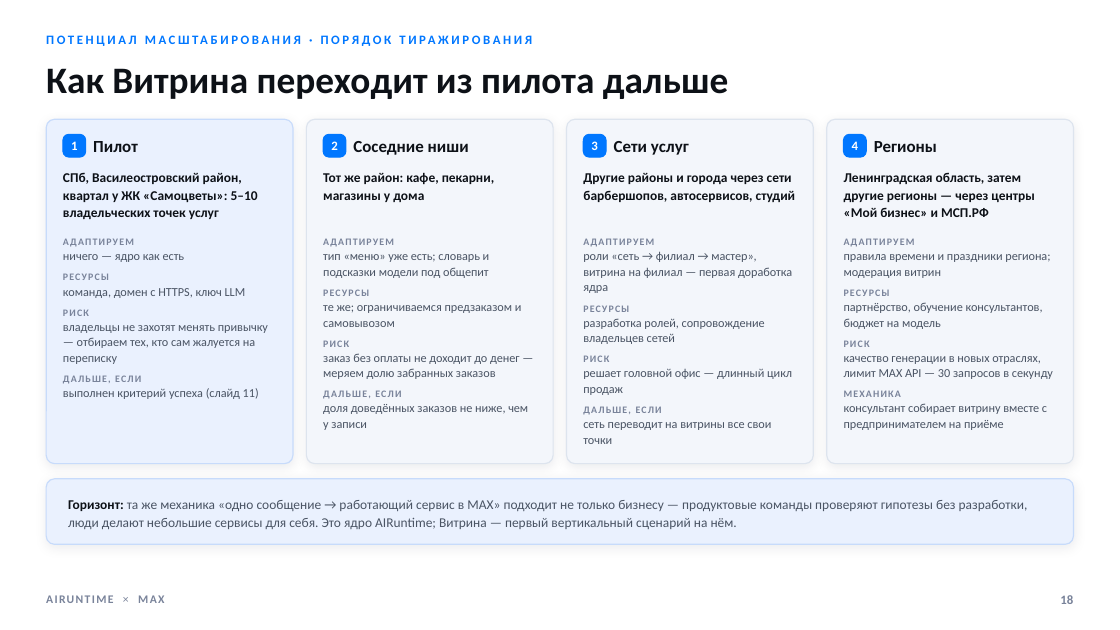
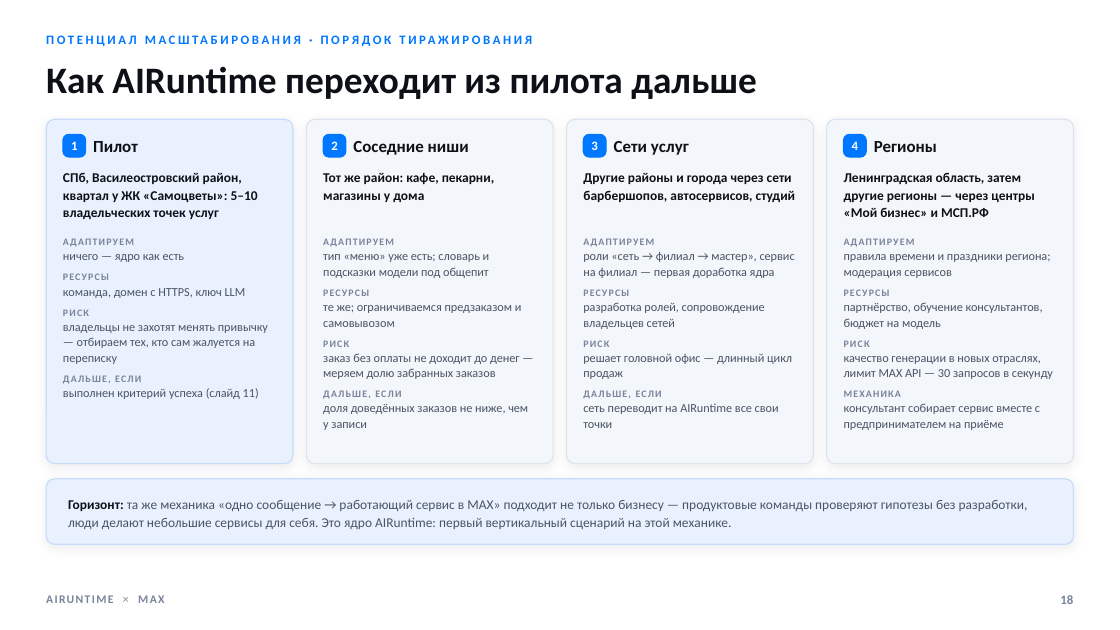
Before and after one commit to airuntime-ru/airuntime, a slide deck: slide 18 of docs/max-presentation/presentation.pptx. Drawn at 1120x630 pixels with LibreOffice and Linux fonts; fonts in the diff are those of the drawing. Boxes give left, top, right and bottom in pixels: in the first picture for what was removed or moved away, otherwise in the second. Text is boxed around its words. In the diff, an @@ line names an element or a change of style, - is before the commit and + after.

```diff
--- a/docs/max-presentation/presentation.pptx
+++ b/docs/max-presentation/presentation.pptx
@@ text at (x1=46, y1=67, x2=756, y2=99): text changed @@
-Как Витрина переходит из пилота дальше
+Как AIRuntime переходит из пилота дальше
@@ text at (x1=583, y1=251, x2=795, y2=278): text changed @@
-роли «сеть → филиал → мастер», витрина на филиал — первая доработка ядра
+роли «сеть → филиал → мастер», сервис на филиал — первая доработка ядра
@@ text at (x1=844, y1=254, x2=1050, y2=278): text changed @@
-правила времени и праздники региона; модерация витрин
+правила времени и праздники региона; модерация сервисов
@@ text at (x1=583, y1=403, x2=779, y2=428): text changed @@
-сеть переводит на витрины все свои точки
+сеть переводит на AIRuntime все свои точки
@@ text at (x1=844, y1=403, x2=1040, y2=430): text changed @@
-консультант собирает витрину вместе с предпринимателем на приёме
+консультант собирает сервис вместе с предпринимателем на приёме
@@ text at (x1=68, y1=500, x2=1028, y2=529): text changed @@
-Горизонт: та же механика «одно сообщение → работающий сервис в MAX» подходит не только бизнесу — продуктовые команды проверяют гипотезы без разработки, люди делают небольшие сервисы для себя. Это ядро AIRuntime; Витрина — первый вертикальный сценарий на нём.
+Горизонт: та же механика «одно сообщение → работающий сервис в MAX» подходит не только бизнесу — продуктовые команды проверяют гипотезы без разработки, люди делают небольшие сервисы для себя. Это ядро AIRuntime: первый вертикальный сценарий на этой механике.
```
Also in this commit, not shown: 18 other slides changed, 22 other files.
